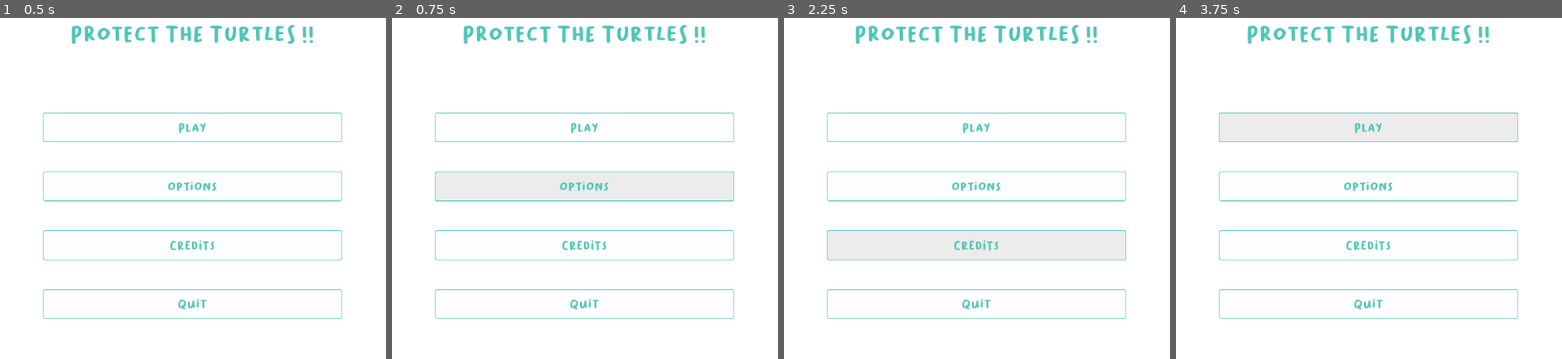
Above: before the commit, frames 1-4 (left to right).
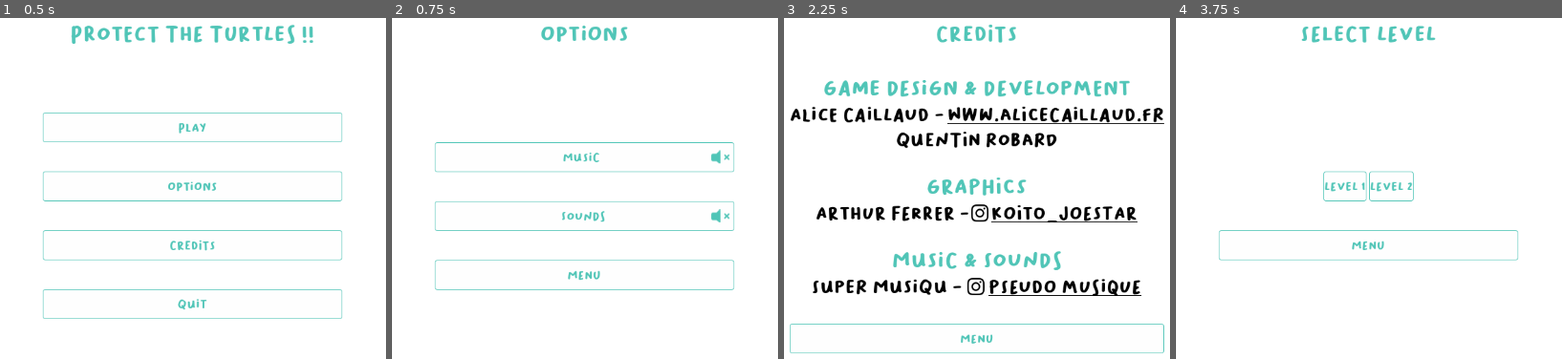
Above: after the commit, the same moments.

Repository: Mogadragos/protect-the-turtles-godot
Game: Godot game, scene res://UI/main_menu.tscn
The game is run twice, just before and just after one commit, with the same random seed, the same clock (stepped at 60 frames per second) and the same inputs. Before the commit the project has no main scene; this scene is started directly in both runs.
Inputs (mouse positions are in pixels of both pictures, inside the frame that each line leads up to):
- Up to frame 1 (0.5 s): no input
- Up to frame 2 (0.75 s): click "Options" at 0.5 s
- Up to frame 3 (2.25 s): click (977, 273) at 1.25 s, where only the run after the commit has a clickable "Menu"; click "Credits" at 2 s
- Up to frame 4 (3.75 s): click (1369, 338) at 2.75 s, where only the run after the commit has a clickable "Menu"; click "Play" at 3.5 s

Frame 1 is identical in both runs. In frame 2, 4.6% of the frame differs, in the area x 11-89%, y 1-89%; in frame 3, 15%, in the area x 1-99%, y 1-99%; in frame 4, 4.0%.

Commit message:
Main scene + button mapping

Diff:
--- /dev/null
+++ b/Scripts/credits_menu.gd
@@ -0,0 +1,8 @@
+extends Control
+
+#region Buttons control
+
+func _on_menu_button_pressed() -> void:
+	get_tree().change_scene_to_file("res://UI/main_menu.tscn")
+
+#endregion
--- /dev/null
+++ b/Scripts/main_menu.gd
@@ -0,0 +1,20 @@
+extends Control
+
+#region Buttons control
+
+func _on_play_button_pressed() -> void:
+	get_tree().change_scene_to_file("res://UI/play_menu.tscn")
+
+
+func _on_options_button_pressed() -> void:
+	get_tree().change_scene_to_file("res://UI/options_menu.tscn")
+
+
+func _on_credits_button_pressed() -> void:
+	get_tree().change_scene_to_file("res://UI/credits_menu.tscn")
+
+
+func _on_quit_button_pressed() -> void:
+	get_tree().quit()
+
+#endregion
--- /dev/null
+++ b/Scripts/options_menu.gd
@@ -0,0 +1,9 @@
+extends Control
+
+
+#region Buttons control
+
+func _on_menu_button_pressed() -> void:
+	get_tree().change_scene_to_file("res://UI/main_menu.tscn")
+
+#endregion
--- /dev/null
+++ b/Scripts/play_menu.gd
@@ -0,0 +1,8 @@
+extends Control
+
+#region Buttons control
+
+func _on_menu_button_pressed() -> void:
+	get_tree().change_scene_to_file("res://UI/main_menu.tscn")
+
+#endregion
--- a/UI/credits_menu.tscn
+++ b/UI/credits_menu.tscn
@@ -1,6 +1,7 @@
-[gd_scene load_steps=3 format=3 uid="uid://c38auob0yomn4"]
+[gd_scene load_steps=4 format=3 uid="uid://c38auob0yomn4"]
 
 [ext_resource type="Theme" uid="uid://7f6ykoy6ljnn" path="res://UI/theme.tres" id="1_8o5rv"]
+[ext_resource type="Script" path="res://Scripts/credits_menu.gd" id="1_ha1vv"]
 [ext_resource type="Texture2D" uid="uid://bykoapgltsh7d" path="res://UI/black-instagram-icon.svg" id="2_wtfiu"]
 
 [node name="CreditsMenu" type="Control"]
@@ -10,6 +11,7 @@
 anchor_bottom = 1.0
 grow_horizontal = 2
 grow_vertical = 2
+script = ExtResource("1_ha1vv")
 
 [node name="ColorRect" type="ColorRect" parent="."]
 layout_mode = 1
@@ -205,3 +207,5 @@
 layout_mode = 2
 theme = ExtResource("1_8o5rv")
 text = "Menu"
+
+[connection signal="pressed" from="MarginContainer/VBoxContainer/MarginContainer/VBoxContainer/MarginContainer4/MenuButton" to="." method="_on_menu_button_pressed"]
--- a/UI/main_menu.tscn
+++ b/UI/main_menu.tscn
@@ -1,5 +1,6 @@
-[gd_scene load_steps=2 format=3 uid="uid://cvl1td0hykqj"]
+[gd_scene load_steps=3 format=3 uid="uid://cvl1td0hykqj"]
 
+[ext_resource type="Script" path="res://Scripts/main_menu.gd" id="1_hfhe3"]
 [ext_resource type="Theme" uid="uid://7f6ykoy6ljnn" path="res://UI/theme.tres" id="1_uqyp5"]
 
 [node name="MainMenu" type="Control"]
@@ -9,6 +10,7 @@
 anchor_bottom = 1.0
 grow_horizontal = 2
 grow_vertical = 2
+script = ExtResource("1_hfhe3")
 
 [node name="ColorRect" type="ColorRect" parent="."]
 layout_mode = 1
@@ -89,3 +91,8 @@
 layout_mode = 2
 theme = ExtResource("1_uqyp5")
 text = "Quit"
+
+[connection signal="pressed" from="MarginContainer/VBoxContainer/MarginContainer/VBoxContainer/MarginContainer/PlayButton" to="." method="_on_play_button_pressed"]
+[connection signal="pressed" from="MarginContainer/VBoxContainer/MarginContainer/VBoxContainer/MarginContainer2/OptionsButton" to="." method="_on_options_button_pressed"]
+[connection signal="pressed" from="MarginContainer/VBoxContainer/MarginContainer/VBoxContainer/MarginContainer3/CreditsButton" to="." method="_on_credits_button_pressed"]
+[connection signal="pressed" from="MarginContainer/VBoxContainer/MarginContainer/VBoxContainer/MarginContainer4/QuitButton" to="." method="_on_quit_button_pressed"]
--- a/UI/options_menu.tscn
+++ b/UI/options_menu.tscn
@@ -1,5 +1,6 @@
-[gd_scene load_steps=2 format=3 uid="uid://bxds0kpdhjwqk"]
+[gd_scene load_steps=3 format=3 uid="uid://bxds0kpdhjwqk"]
 
+[ext_resource type="Script" path="res://Scripts/options_menu.gd" id="1_3mmi8"]
 [ext_resource type="Theme" uid="uid://7f6ykoy6ljnn" path="res://UI/theme.tres" id="1_ikhgt"]
 
 [node name="OptionsMenu" type="Control"]
@@ -9,6 +10,7 @@
 anchor_bottom = 1.0
 grow_horizontal = 2
 grow_vertical = 2
+script = ExtResource("1_3mmi8")
 
 [node name="ColorRect" type="ColorRect" parent="."]
 layout_mode = 1
@@ -81,3 +83,5 @@
 layout_mode = 2
 theme = ExtResource("1_ikhgt")
 text = "Menu"
+
+[connection signal="pressed" from="MarginContainer/VBoxContainer/MarginContainer/VBoxContainer/MarginContainer3/MenuButton" to="." method="_on_menu_button_pressed"]
--- a/UI/play_menu.tscn
+++ b/UI/play_menu.tscn
@@ -1,14 +1,16 @@
-[gd_scene load_steps=2 format=3 uid="uid://b4ei4n50af5b"]
+[gd_scene load_steps=3 format=3 uid="uid://b4ei4n50af5b"]
 
 [ext_resource type="Theme" uid="uid://7f6ykoy6ljnn" path="res://UI/theme.tres" id="1_graht"]
+[ext_resource type="Script" path="res://Scripts/play_menu.gd" id="1_njtoq"]
 
-[node name="OptionsMenu" type="Control"]
+[node name="PlayMenu" type="Control"]
 layout_mode = 3
 anchors_preset = 15
 anchor_right = 1.0
 anchor_bottom = 1.0
 grow_horizontal = 2
 grow_vertical = 2
+script = ExtResource("1_njtoq")
 
 [node name="ColorRect" type="ColorRect" parent="."]
 layout_mode = 1
@@ -78,3 +80,5 @@
 layout_mode = 2
 theme = ExtResource("1_graht")
 text = "Menu"
+
+[connection signal="pressed" from="MarginContainer/VBoxContainer/MarginContainer/VBoxContainer/MarginContainer3/MenuButton" to="." method="_on_menu_button_pressed"]
--- a/project.godot
+++ b/project.godot
@@ -11,6 +11,7 @@
 [application]
 
 config/name="Protect The Turtles Godot"
+run/main_scene="res://UI/main_menu.tscn"
 config/features=PackedStringArray("4.3", "GL Compatibility")
 config/icon="res://icon.svg"
 
